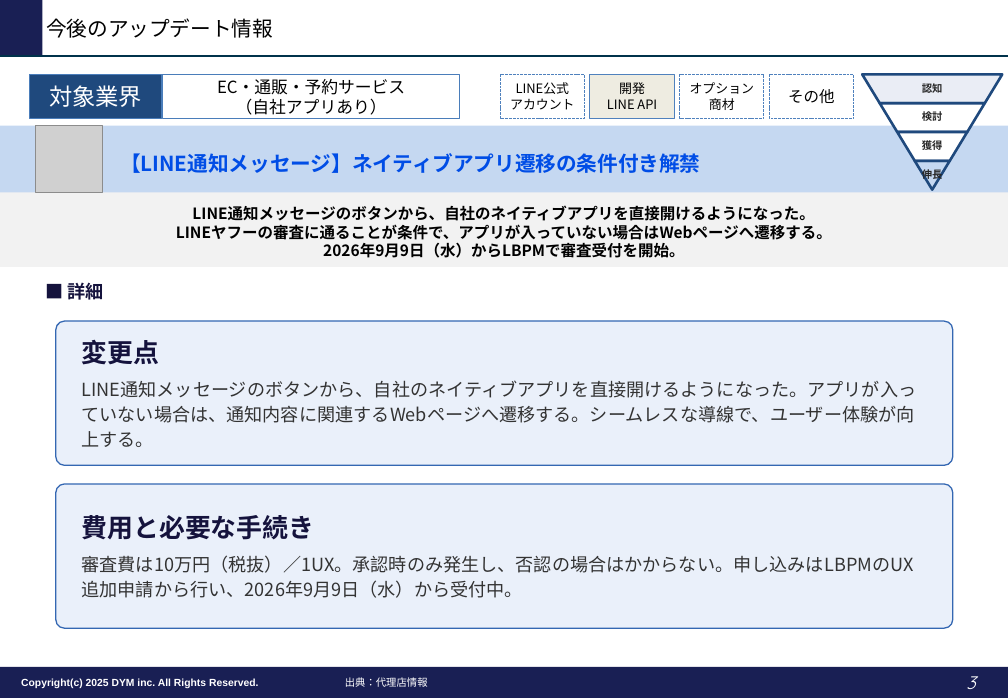
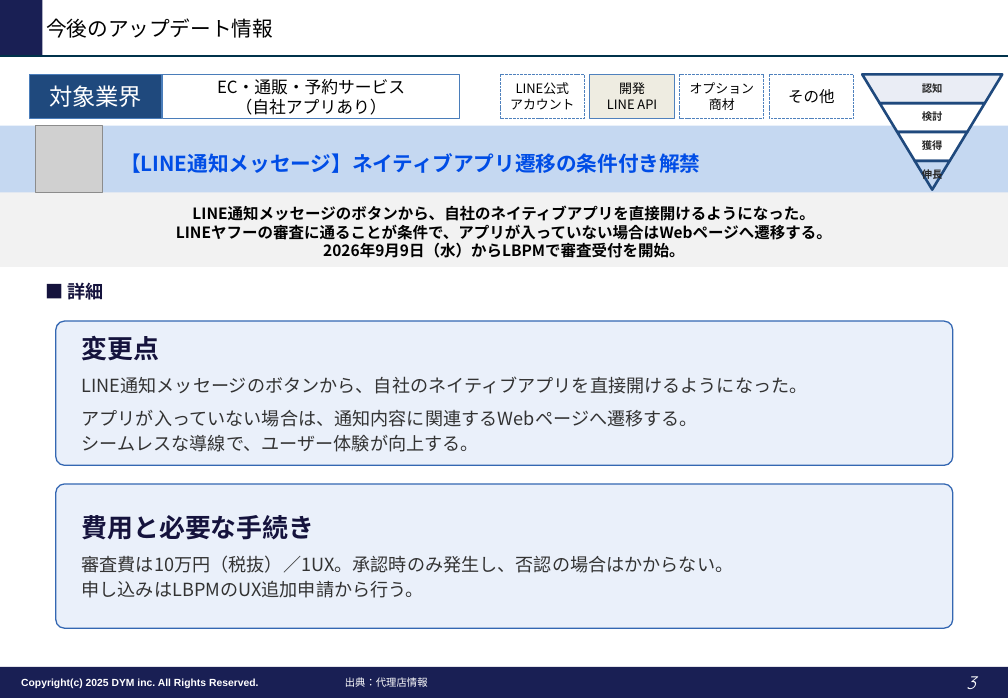
Before and after one commit to tonomura-r-dev/folder, a slide deck: slide 3 of LINEOA媒体最新情報_2026年10月トレンドレポート.pptx. Drawn at 1008x698 pixels with LibreOffice and Linux fonts; fonts in the diff are those of the drawing; grey boxes stand for pictures; background and template pictures are left out. Boxes give left, top, right and bottom in pixels: in the first picture for what was removed or moved away, otherwise in the second. Text is boxed around its words. In the diff, an @@ line names an element or a change of style, - is before the commit and + after.

```diff
--- a/LINEOA媒体最新情報_2026年10月トレンドレポート.pptx
+++ b/LINEOA媒体最新情報_2026年10月トレンドレポート.pptx
@@ text in rounded rectangle at (82, 376, 808, 452): text changed @@
-LINE通知メッセージのボタンから、自社のネイティブアプリを直接開けるようになった。アプリが入っていない場合は、通知内容に関連するWebページへ遷移する。シームレスな導線で、ユーザー体験が向上する。
+LINE通知メッセージのボタンから、自社のネイティブアプリを直接開けるようになった。
+アプリが入っていない場合は、通知内容に関連するWebページへ遷移する。
+シームレスな導線で、ユーザー体験が向上する。
@@ text in rounded rectangle at (82, 555, 734, 598): text changed @@
-審査費は10万円（税抜）／1UX。承認時のみ発生し、否認の場合はかからない。申し込みはLBPMのUX追加申請から行い、2026年9月9日（水）から受付中。
+審査費は10万円（税抜）／1UX。承認時のみ発生し、否認の場合はかからない。
+申し込みはLBPMのUX追加申請から行う。
```
Also in this commit, not shown: 2 other slides changed.
